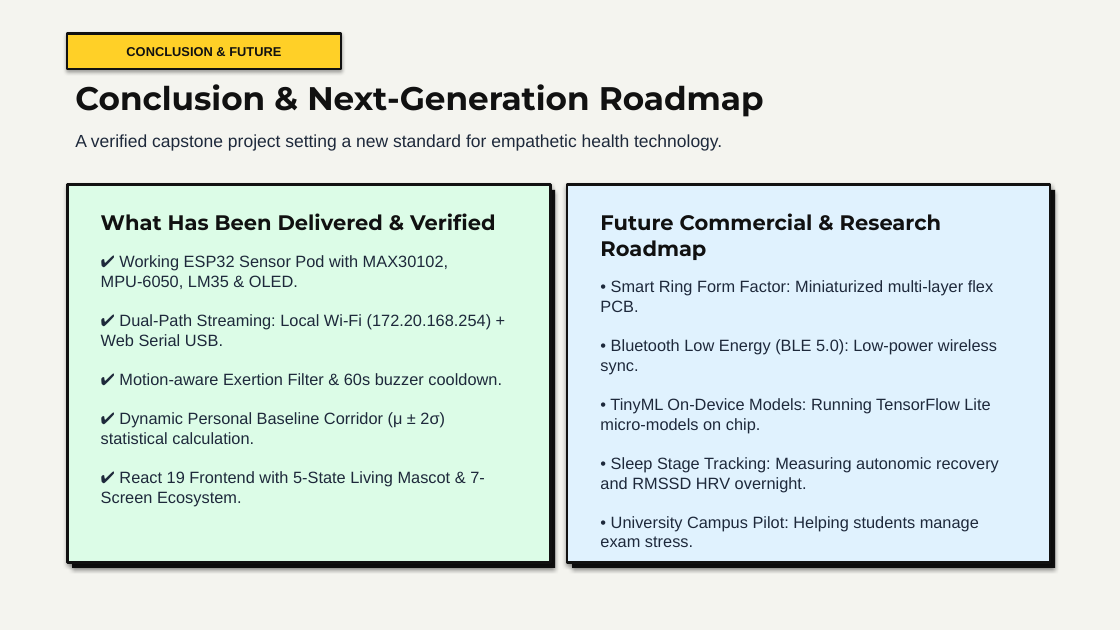
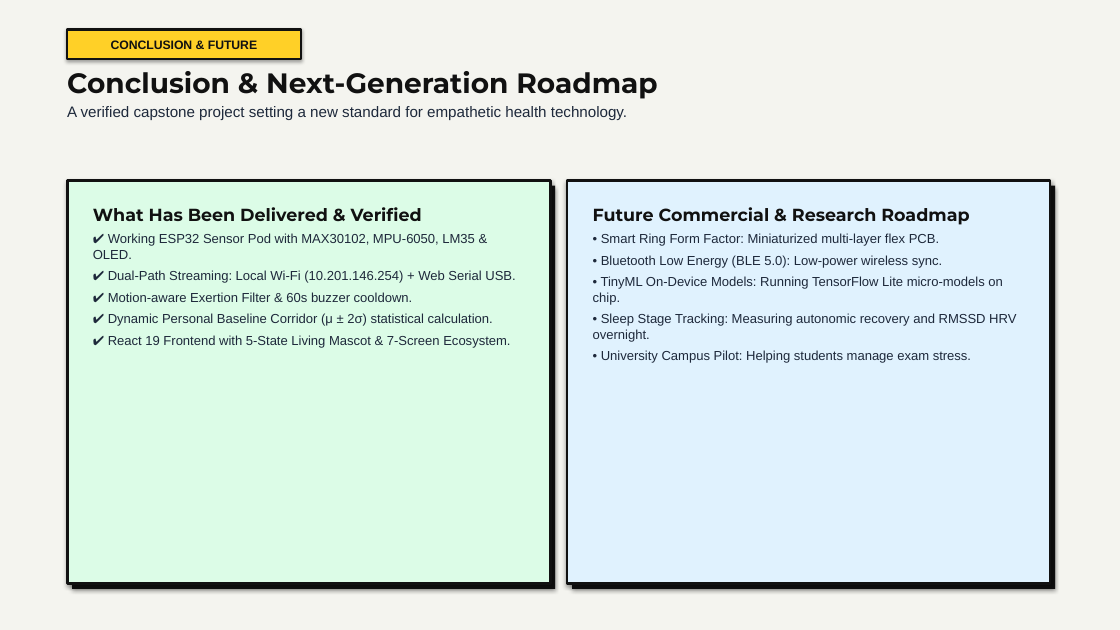
Before and after one commit to diya-1720/CaPsToNe, a slide deck: slide 14 of AWEN_Final_Presentation_AF52.pptx. Drawn at 1120x630 pixels with LibreOffice and Linux fonts; fonts in the diff are those of the drawing. Boxes give left, top, right and bottom in pixels: in the first picture for what was removed or moved away, otherwise in the second. Text is boxed around its words. In the diff, an @@ line names an element or a change of style, - is before the commit and + after.

Commit message:
feat(presentation): refine neo-brutalist slide deck layout and typography scaling
- Add responsive clamp sizing to HTML presentation slides for uniform scaling across displays
- Update python-pptx presentation generation with improved margins and bullet spacing
- Rebuild AWEN_Final_Presentation_AF52.pptx with polished layout and updated stats

```diff
--- a/AWEN_Final_Presentation_AF52.pptx
+++ b/AWEN_Final_Presentation_AF52.pptx
@@ rectangle "CONCLUSION & FUTURE": place and size @@
-rectangle "CONCLUSION & FUTURE" at <box>67,34,341,69</box>
+rectangle "CONCLUSION & FUTURE" at <box>67,29,301,59</box>
@@ rectangle "CONCLUSION & FUTURE" at <box>67,29,301,59</box>: size 11 to 10.5 pt @@
@@ text at <box>67,71,657,99</box>: size 28 to 24 pt in "Conclusion & Next-Generation Roadmap" @@
@@ text "Conclusion & Next-Generation Roadmap": place and size @@
-text "Conclusion & Next-Generation Roadmap" at <box>75,84,764,117</box>
+text "Conclusion & Next-Generation Roadmap" at <box>67,71,657,120</box>
@@ text at <box>67,106,627,120</box>: paragraph added @@
+A verified capstone project setting a new standard for empathetic health technology.
@@ text removed at <box>75,134,722,151</box> @@
-A verified capstone project setting a new standard for empathetic health technology.
@@ rectangle: place and size @@
-rectangle at <box>72,190,555,568</box>
+rectangle at <box>67,181,550,584</box>
@@ rectangle at <box>67,181,550,584</box>: fill #111111 to #DCFCE7; outline none to #111111 2.5 pt @@
@@ rectangle: place and size @@
-rectangle at <box>67,185,550,563</box>
+rectangle at <box>72,186,555,589</box>
@@ rectangle at <box>72,186,555,589</box>: fill #DCFCE7 to #111111; outline #111111 2.5 pt to none @@
@@ text "What Has Been Delivered & ...": place and size @@
-text "What Has Been Delivered & ..." at <box>101,213,502,506</box>
+text "What Has Been Delivered & ..." at <box>93,207,515,348</box>
@@ text at <box>93,207,422,221</box>: size 18 to 15 pt in "What Has Been Delivered & Verified" @@
@@ rectangle: place and size @@
-rectangle at <box>572,190,1055,568</box>
+rectangle at <box>567,181,1050,584</box>
@@ rectangle at <box>567,181,1050,584</box>: fill #111111 to #E0F2FE; outline none to #111111 2.5 pt @@
@@ rectangle: place and size @@
-rectangle at <box>567,185,1050,563</box>
+rectangle at <box>572,186,1055,589</box>
@@ rectangle at <box>572,186,1055,589</box>: fill #E0F2FE to #111111; outline #111111 2.5 pt to none @@
@@ text "Future Commercial & Research Roadmap": place and size @@
-text "Future Commercial & Research Roadmap" at <box>600,213,999,547</box>
+text "Future Commercial & Research Roadmap" at <box>593,207,1016,363</box>
@@ text at <box>593,207,969,225</box>: size 18 to 15 pt in "Future Commercial & Research Roadmap" @@
@@ text at <box>93,233,515,348</box>: text changed; size 14 to 11.2 pt @@
-✔ Working ESP32 Sensor Pod with MAX30102, MPU-6050, LM35 & OLED.
-✔ Dual-Path Streaming: Local Wi-Fi (172.20.168.254) + Web Serial USB.
-✔ Motion-aware Exertion Filter & 60s buzzer cooldown.
-✔ Dynamic Personal Baseline Corridor (μ ± 2σ) statistical calculation.
-✔ React 19 Frontend with 5-State Living Mascot & 7-Screen Ecosystem.
+✔ Working ESP32 Sensor Pod with MAX30102, MPU-6050, LM35 & OLED.
+✔ Dual-Path Streaming: Local Wi-Fi (10.201.146.254) + Web Serial USB.
+✔ Motion-aware Exertion Filter & 60s buzzer cooldown.
+✔ Dynamic Personal Baseline Corridor (μ ± 2σ) statistical calculation.
+✔ React 19 Frontend with 5-State Living Mascot & 7-Screen Ecosystem.
@@ text at <box>593,233,1016,363</box>: text changed; size 14 to 11.2 pt @@
-• Smart Ring Form Factor: Miniaturized multi-layer flex PCB.
-• Bluetooth Low Energy (BLE 5.0): Low-power wireless sync.
-• TinyML On-Device Models: Running TensorFlow Lite micro-models on chip.
-• Sleep Stage Tracking: Measuring autonomic recovery and RMSSD HRV overnight.
-• University Campus Pilot: Helping students manage exam stress.
+• Smart Ring Form Factor: Miniaturized multi-layer flex PCB.
+• Bluetooth Low Energy (BLE 5.0): Low-power wireless sync.
+• TinyML On-Device Models: Running TensorFlow Lite micro-models on chip.
+• Sleep Stage Tracking: Measuring autonomic recovery and RMSSD HRV overnight.
+• University Campus Pilot: Helping students manage exam stress.
```
Also in this commit, not shown: 13 other slides changed, 2 other files.
